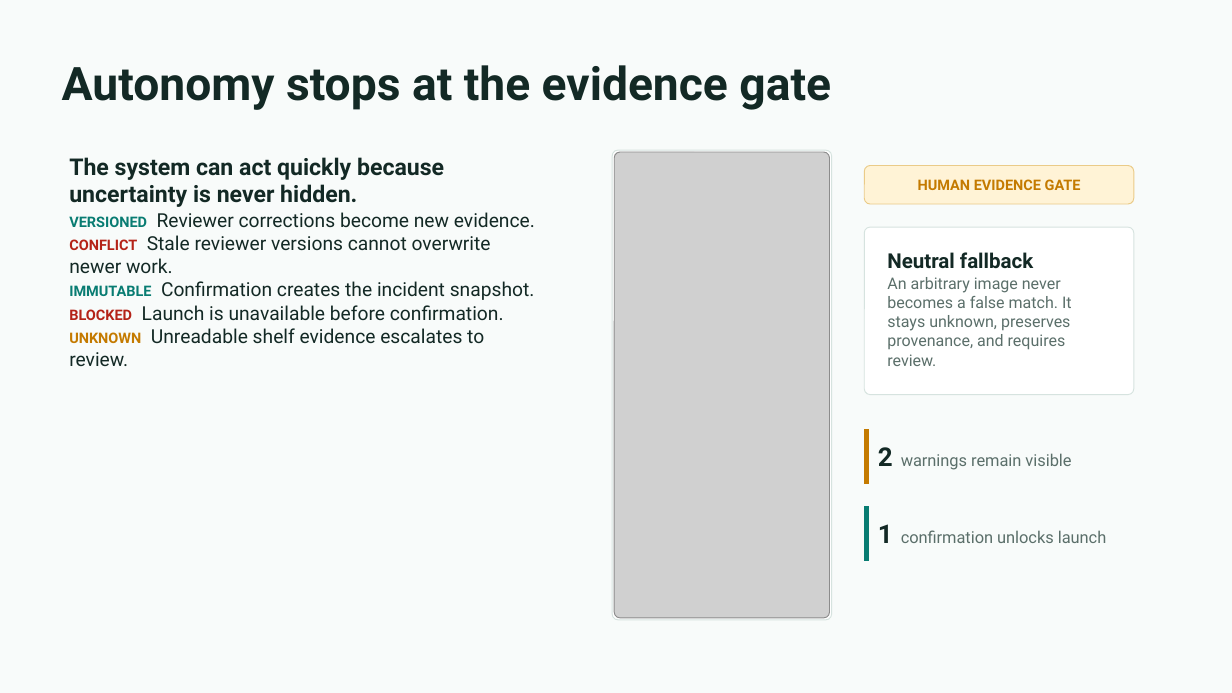
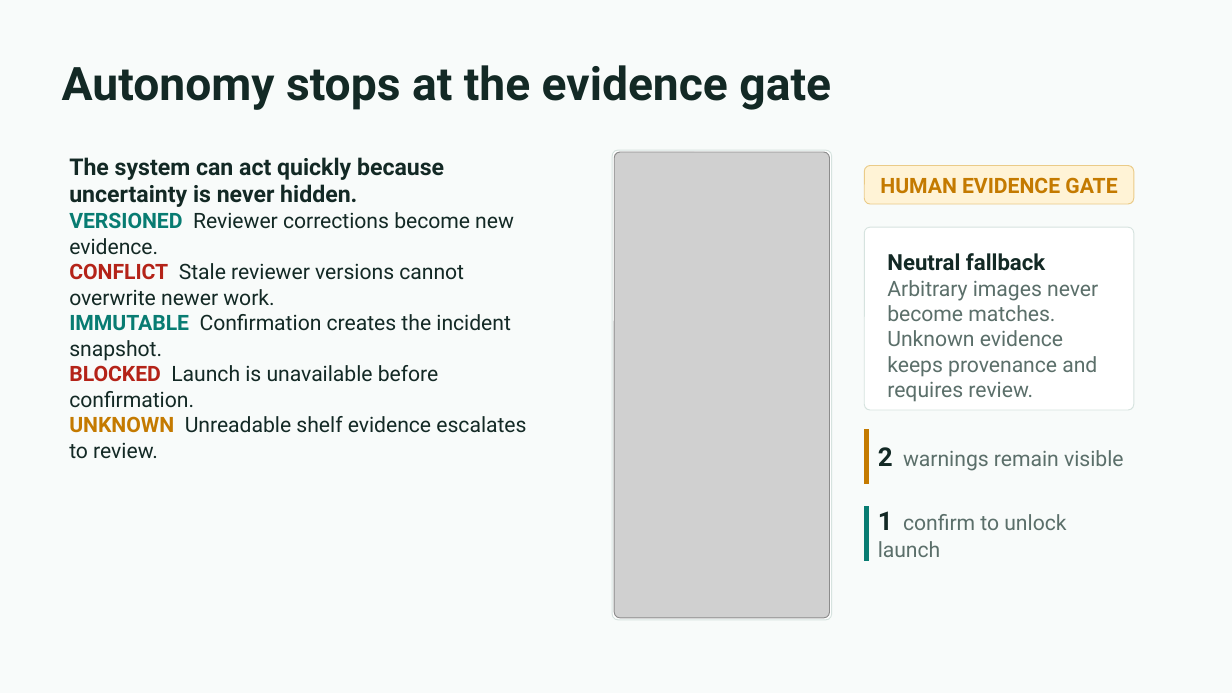
Before and after one commit to ankitranjan-dsai/batchhelm-ai, a slide deck: slide 4 of docs/presentation/batchhelm-ai-hackathon-deck.pptx. Drawn at 1232x693 pixels with LibreOffice and Linux fonts; fonts in the diff are those of the drawing; grey boxes stand for pictures. Boxes give left, top, right and bottom in pixels: in the first picture for what was removed or moved away, otherwise in the second. Text is boxed around its words. In the diff, an @@ line names an element or a change of style, - is before the commit and + after.

```diff
--- a/docs/presentation/batchhelm-ai-hackathon-deck.pptx
+++ b/docs/presentation/batchhelm-ai-hackathon-deck.pptx
@@ text "HUMAN EVIDENCE GATE" at (880, 177, 1117, 193): size 11.2 to 16.5 pt @@
@@ text at (69, 212, 526, 459): size 11.2 to 16.5 pt in "VERSIONED", "CONFLICT", "IMMUTABLE", "BLOCKED" and 1 more places; size 15 to 16.5 pt in "Reviewer corrections become new evidence.", "Stale reviewer versions cannot overwrite newer work.", "Confirmation creates the incident snapshot.", "Launch is unavailable before confirmation." and 1 more places @@
@@ rounded rectangle: place and size @@
-rounded rectangle at (864, 227, 1134, 395)
+rounded rectangle at (864, 227, 1134, 410)
@@ rounded rectangle at (864, 227, 1134, 410): proportions changed @@
@@ text at (887, 253, 1045, 271): size 16 to 17.2 pt in "Neutral fallback" @@
@@ text at (887, 280, 1098, 402): text changed; size 12.5 to 16.5 pt @@
-An arbitrary image never becomes a false match. It stays unknown, preserves provenance, and requires review.
+Arbitrary images never become matches. Unknown evidence keeps provenance and requires review.
@@ text "2 warnings remain visible" at (878, 447, 1124, 471): size 12.8 to 16.5 pt @@
@@ text at (878, 511, 1066, 557): text changed; size 12.8 to 16.5 pt @@
-1 confirmation unlocks launch
+1 confirm to unlock launch
```
Also in this commit, not shown: 6 other slides changed, 3 slides added, 3 slides removed, 1 other file.
